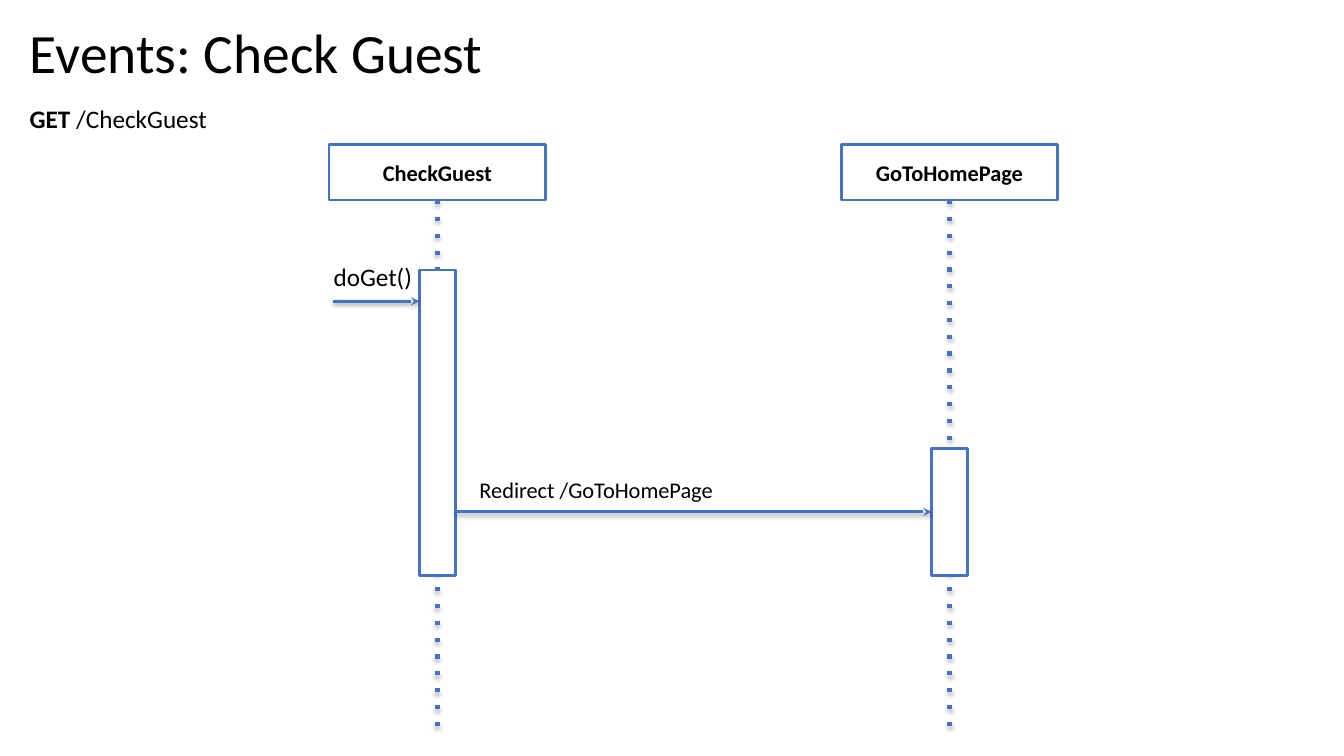
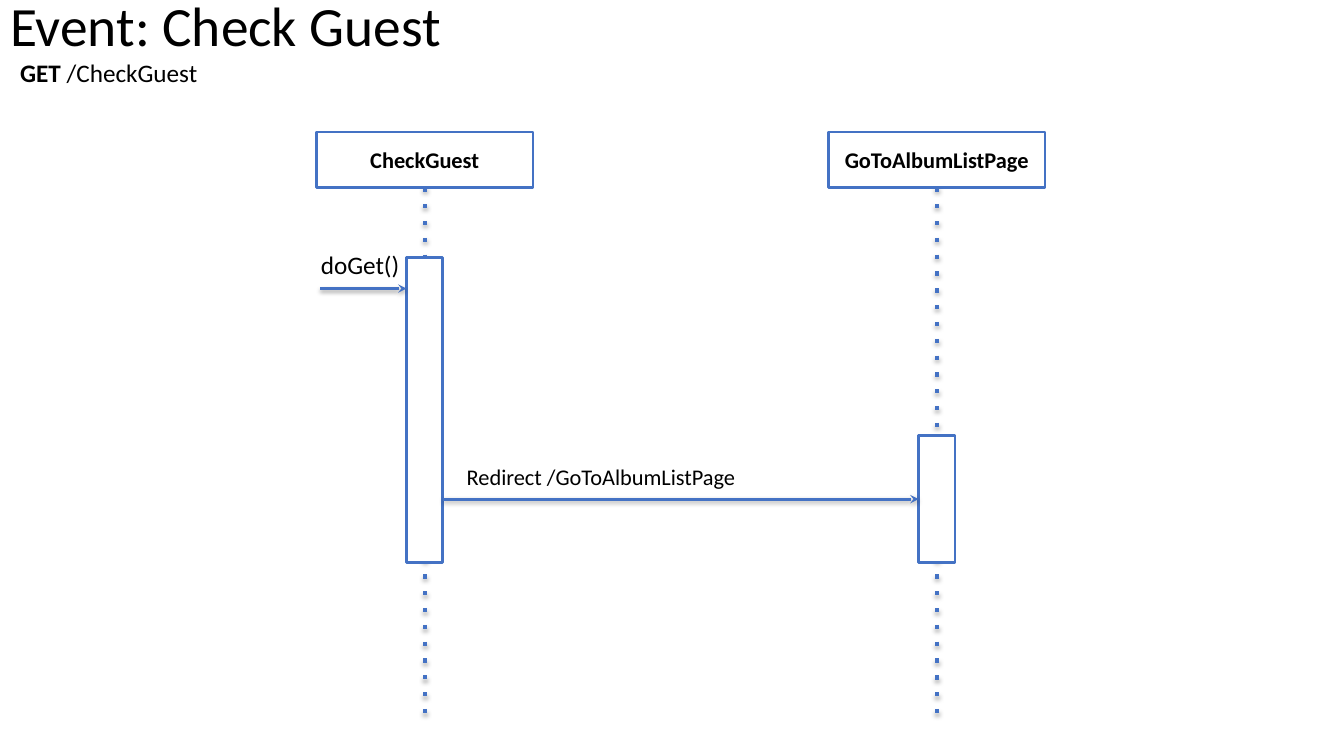
Before and after one commit to Giulsmoon/TecnologiePerIlWeb_Project1, a slide deck: slide 16 of Presentazioni Powerpoint/Progetto1_versione_PURE_HTML.pptx (slide 21 before the commit). Drawn at 1344x756 pixels with LibreOffice and Linux fonts; fonts in the diff are those of the drawing. Boxes give left, top, right and bottom in pixels: in the first picture for what was removed or moved away, otherwise in the second. Text is boxed around its words. In the diff, an @@ line names an element or a change of style, - is before the commit and + after.

```diff
--- a/Presentazioni Powerpoint/Progetto1_versione_PURE_HTML.pptx
+++ b/Presentazioni Powerpoint/Progetto1_versione_PURE_HTML.pptx
@@ title at (10,7,441,47): text changed @@
-Events: Check Guest
+Event: Check Guest
@@ text "GET /CheckGuest": place and size @@
-text "GET /CheckGuest" at (30,110,207,129)
+text "GET /CheckGuest" at (20,64,198,83)
@@ 4 rectangles, 1 text, 1 line, 1 arrow: place and size @@
-4 rectangles, 1 text, 1 line, 1 arrow at (330,145,1059,730)
+4 rectangles, 1 text, 1 line, 1 arrow at (317,132,1046,717)
@@ text in rectangle at (845,152,1029,172): text changed @@
-GoToHomePage
+GoToAlbumListPage
@@ line moved from (438, 200) - (438, 730) to (424, 188) - (424, 717) @@
@@ arrow moved from (333, 301) - (419, 301) to (321, 288) - (406, 288) @@
@@ text at (467,469,735,489): text changed @@
-Redirect /GoToHomePage
+Redirect /GoToAlbumListPage
```
Also in this commit, not shown: 17 other slides changed, 2 slides added, 27 other files.
